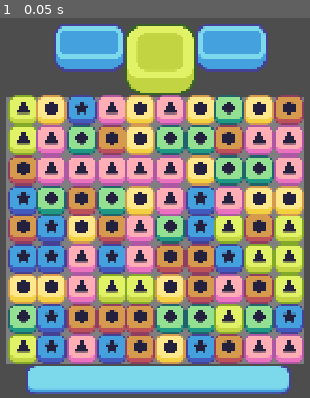
Above: before the commit, frame 1.
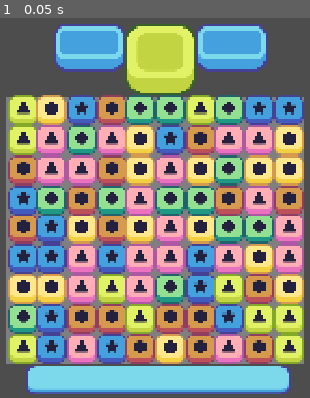
Above: after the commit, the same moment.

Repository: pane33/Godot_project
Game: Godot game, scene res://scenes/main.tscn
Same seed, same stepped clock (60 frames per second), same inputs: the game is played once before the commit and once after it.
Inputs:
- Up to frame 1 (0.05 s): no input

The runs differ from the first frame. In frame 1, 29% of the frame differs, in the area x 31-99%, y 20-92%.

Commit message:
add func _match_at() for spowning issues

Diff:
--- a/match3_game/scripts/grid.gd
+++ b/match3_game/scripts/grid.gd
@@ -41,10 +41,31 @@
 		for j in height:
 			# chose a random number and store it
 			var rand = floor(randf_range(0, possible_pieces.size()))
+
 			var scene: PackedScene = possible_pieces[rand]
 			var piece = scene.instantiate()
+
+			var loops = 0
+			while(_match_at(i, j, piece.color) && loops < 100):
+				rand = floor(randf_range(0, possible_pieces.size()))
+				loops += 1
+				piece = possible_pieces[rand].instantiate()
+			# instance that piece from the array
 			add_child(piece)
 			piece.position = _grid_to_pixel(i, j)
+			all_pieces[i][j] = piece;
+
+func _match_at(i, j, color):
+	if i > 1:
+		if all_pieces[i -1][j] != null && all_pieces[i - 2][j] != null:
+			if all_pieces[i - 1][j].color == color && all_pieces[i - 2][j].color == color:
+				return true
+
+	if j > 1:
+		if all_pieces[i][j - 1] != null && all_pieces[i][j - 2] != null:
+			if all_pieces[i][j - 1].color == color && all_pieces[i][j - 2].color == color:
+				return true
+	pass;
 
 # transform position any grid position in pixel position
 func _grid_to_pixel(column, row):
